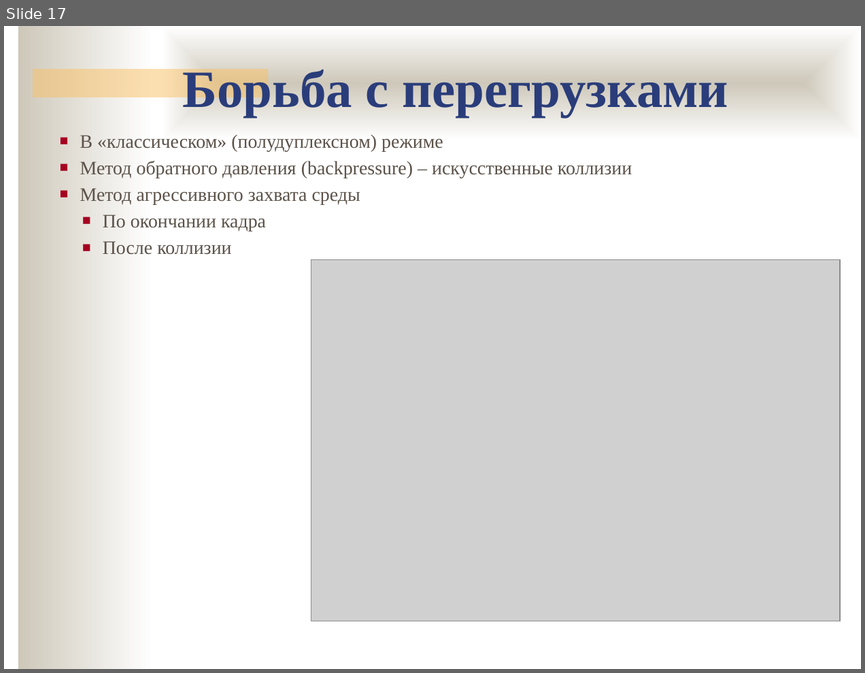
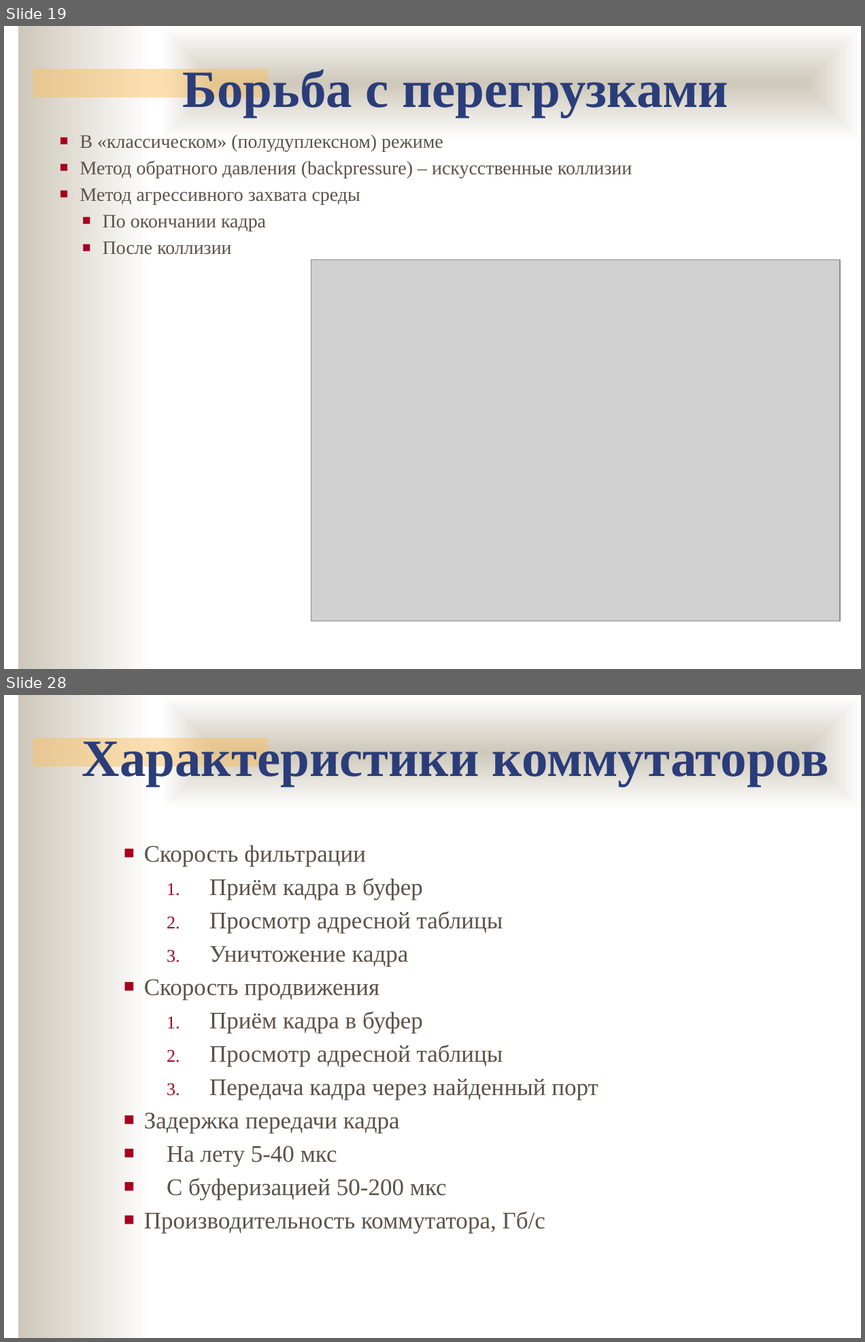
Before and after one commit to ukoloff/nets, a slide deck: 07.pptx. Shown one above the other, each under a label of ours: slide 17 before the commit, slides 19 and 28 after it; the slides between them are not shown. The pictures are 865x673 and 865x1342 pixels, drawn with LibreOffice and Linux fonts; fonts in the diff are those of the drawing; grey boxes stand for pictures; background and template pictures are left out. Boxes give left, top, right and bottom in pixels: in the first picture for what was removed or moved away, otherwise in the second. Text is boxed around its words. In the diff, an @@ line names an element or a change of style, - is before the commit and + after.

```diff
--- a/07.pptx
+++ b/07.pptx
@@ slide 28 added at [4,695,861,1338], background #FFFFFF; not listed: 3 template elements that a slide beside it also shows @@
@@ text added at [82,734,830,785], 44 pt, text #2A3D7A, bold @@
+Характеристики коммутаторов
@@ text added at [144,845,598,1234], 20 pt, text #5B5249 @@
+■ Скорость фильтрации
+  1. Приём кадра в буфер
+  2. Просмотр адресной таблицы
+  3. Уничтожение кадра
+■ Скорость продвижения
+  1. Приём кадра в буфер
+  2. Просмотр адресной таблицы
+  3. Передача кадра через найденный порт
+■ Задержка передачи кадра
+  ■ На лету 5-40 мкс
+  ■ С буферизацией 50-200 мкс
+■ Производительность коммутатора, Гб/с
@@ what was slide 17 is now slide 19 @@
```
Also in this commit, not shown: 1 slide changed, 11 other slides added.
